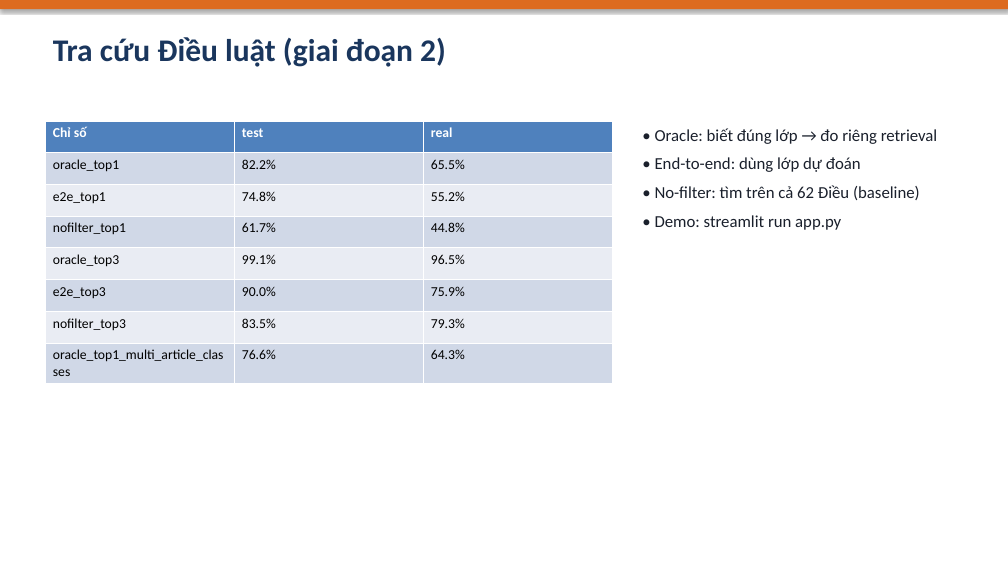
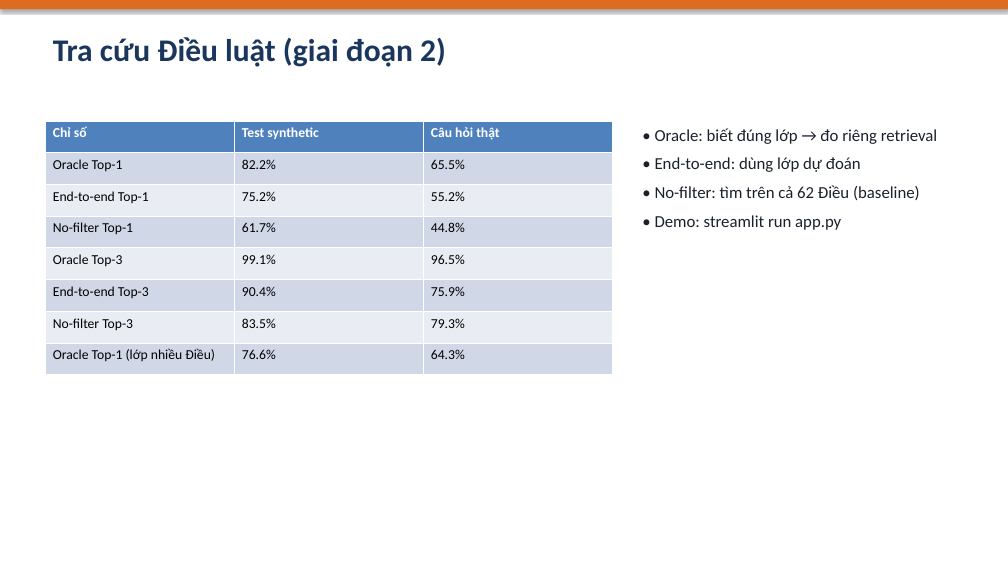
Before and after one commit to hoangdq08/uit-ohs-law-retrieval, a slide deck: slide 10 of reports/Slide_BaoCao_DoAn.pptx. Drawn at 1008x567 pixels with LibreOffice and Linux fonts; fonts in the diff are those of the drawing. Boxes give left, top, right and bottom in pixels: in the first picture for what was removed or moved away, otherwise in the second. Text is boxed around its words. In the diff, an @@ line names an element or a change of style, - is before the commit and + after.

```diff
--- a/reports/Slide_BaoCao_DoAn.pptx
+++ b/reports/Slide_BaoCao_DoAn.pptx
@@ table at (45,121,613,375) @@
-row 1, column 2: test
+row 1, column 2: Test synthetic
-row 1, column 3: real
+row 1, column 3: Câu hỏi thật
-row 2, column 1: oracle_top1
+row 2, column 1: Oracle Top-1
-row 3, column 1: e2e_top1
+row 3, column 1: End-to-end Top-1
-row 3, column 2: 74.8%
+row 3, column 2: 75.2%
-row 4, column 1: nofilter_top1
+row 4, column 1: No-filter Top-1
-row 5, column 1: oracle_top3
+row 5, column 1: Oracle Top-3
-row 6, column 1: e2e_top3
+row 6, column 1: End-to-end Top-3
-row 6, column 2: 90.0%
+row 6, column 2: 90.4%
-row 7, column 1: nofilter_top3
+row 7, column 1: No-filter Top-3
-row 8, column 1: oracle_top1_multi_article_classes
+row 8, column 1: Oracle Top-1 (lớp nhiều Điều)
```
Also in this commit, not shown: 3 other slides changed, 17 other files.
